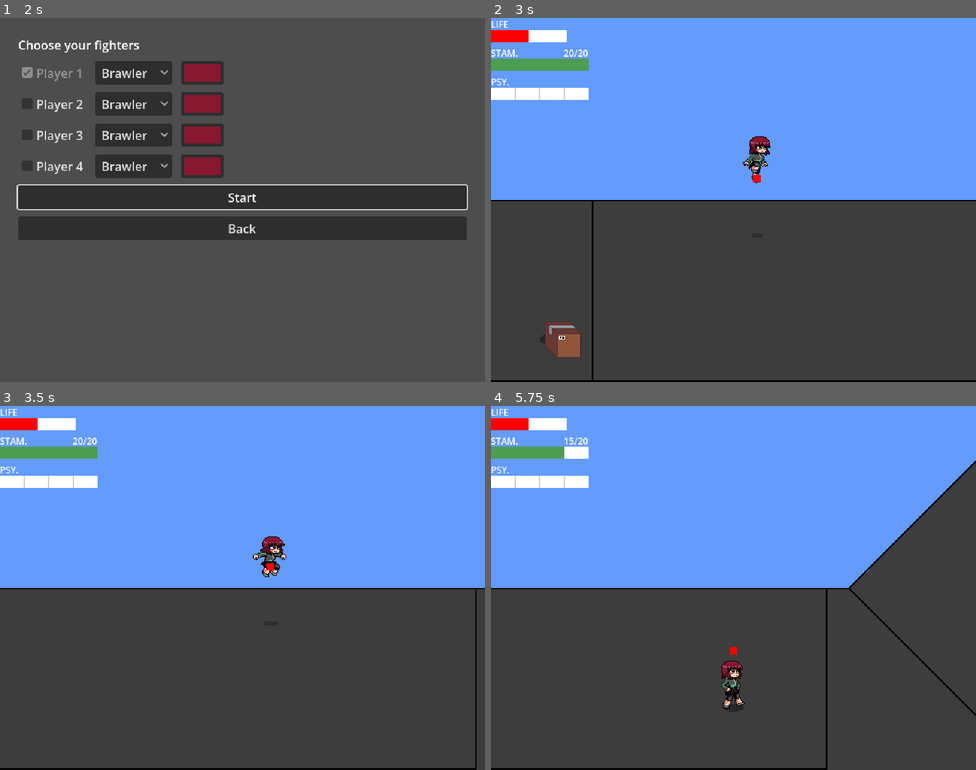
Above: before the commit, frames 1-4 (two rows, left to right).
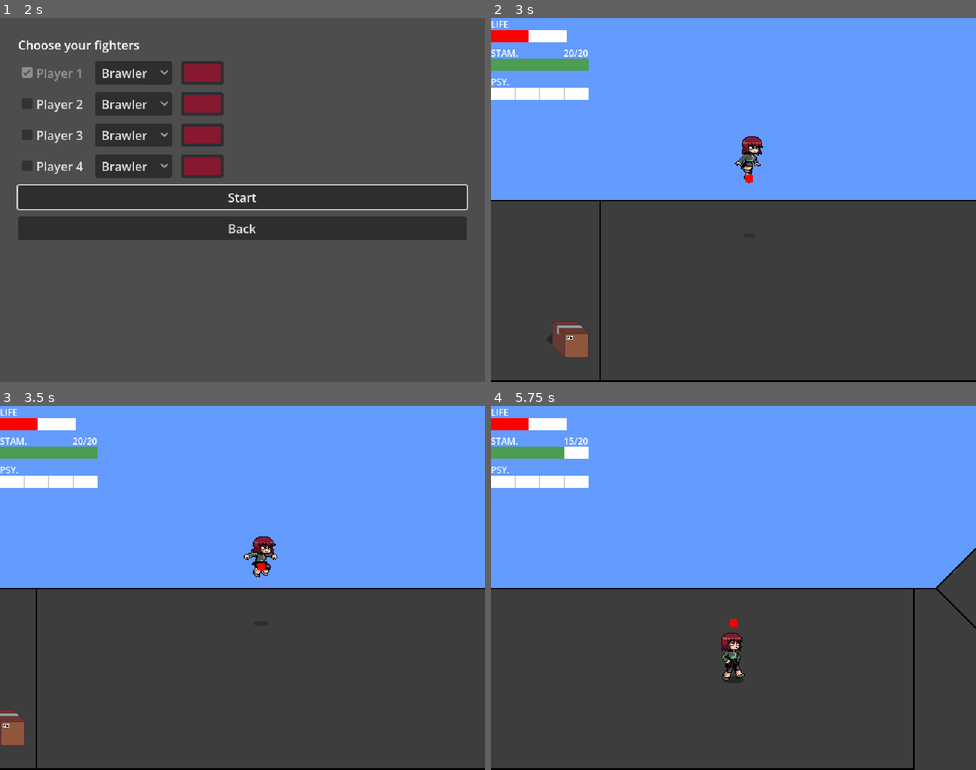
Above: after the commit, the same moments.

Repository: WarrenWarrens/CC
Game: Godot game, scene res://MainMenu/MainMenu.tscn
Same seed, same stepped clock (60 frames per second), same inputs: the game is played once before the commit and once after it. Sound files missing from this copy of the repository are replaced by a short silence.
Inputs (mouse positions are in pixels of both pictures, inside the frame that each line leads up to):
- Up to frame 1 (2 s): click "Levels" at 0.5 s; click "Test Level Two" at 1.25 s
- Up to frame 2 (3 s): click "Start" at 2 s; tap Enter (ui_accept) at 2.75 s; move the mouse to (840, 181) at 2.77 s; hold D (right) from 2.78 s (still down); tap R (aim) at 2.85 s
- Up to frame 3 (3.5 s): keep holding D (right); tap Enter (ui_accept) at 3.02 s
- Up to frame 4 (5.75 s): move the mouse to (636, 606) at 3.52 s; release D (right) at 3.53 s; hold S (down) 3.53-4.28 s; tap Q (dodge) at 3.6 s; tap Enter (ui_accept) at 3.77, 5.27 s; move the mouse to (782, 507) at 4.27 s; hold D (right) 4.28-5.03 s; hold E (guard) 4.28-5.03 s; move the mouse to (709, 660) at 5.02 s; hold W (up) from 5.03 s (still down); right-click (709, 660) at 5.1 s

Frame 1 is identical in both runs. In frame 2, 1.2% of the frame differs, in the area x 11-58%, y 32-100%; in frame 3, 1.3%; in frame 4, 5.7%, in the area x 47-100%, y 15-100%.

Commit message:
New sprites

Diff:
--- a/Characters/Player.gd
+++ b/Characters/Player.gd
@@ -4,13 +4,13 @@
 enum State { NORMAL, JUMPING, ATTACKING, GUARDING, DODGING, STUNNED, AIMING }
 var current_state = State.NORMAL
 
-const SPEED = 300.0
+const SPEED = 200.0
 const DEPTH_SQUASH = 0.6
 const JUMP_FORCE = 400.0
-const DODGE_SPEED = 600.0
+const DODGE_SPEED = 300.0
 const SPRINT_SPEED_MULT = 1.6
 const SPRINT_JUMP_MULT = 1.25
-const SPRINT_STAMINA_DRAIN = 5.0
+const SPRINT_STAMINA_DRAIN = 2.0
 
 var is_sprinting = false
 var sprint_stamina_accumulator = 0.0
--- a/Scenes/Door.tscn
+++ b/Scenes/Door.tscn
@@ -4,12 +4,14 @@
 [ext_resource type="Texture2D" uid="uid://4bfjm5kmjgq2" path="res://Assets/doorone.png" id="2_mw28t"]
 
 [sub_resource type="RectangleShape2D" id="RectangleShape2D_ttpud"]
+size = Vector2(32, 40)
 
 [node name="Door" type="Area2D" unique_id=993242610 groups=["doors"]]
 collision_layer = 0
 script = ExtResource("1_38ogf")
 
 [node name="CollisionShape2D" type="CollisionShape2D" parent="." unique_id=125700225]
+position = Vector2(0, 4)
 shape = SubResource("RectangleShape2D_ttpud")
 
 [node name="SpawnPoint" type="Marker2D" parent="." unique_id=2118248382]
--- a/Scenes/WorldFive.tscn
+++ b/Scenes/WorldFive.tscn
@@ -234,22 +234,15 @@
 [node name="Ledge" parent="Ledges" unique_id=976586405 instance=ExtResource("17_xckvv")]
 position = Vector2(2151, -64)
 scale = Vector2(7, 1)
+kind = 2
 lower_floor = 2
 upper_floor = 3
+height = 100.0
+landing_offset = 4.0
+max_auto_climb_height = 80.0
+mantle_reach = 15.0
 
 [node name="CollisionShape2D" parent="Ledges/Ledge" index="0" unique_id=1111040835]
-position = Vector2(-5.330353, 0)
-shape = SubResource("RectangleShape2D_avcxa")
-
-[node name="Ledge4" parent="Ledges" unique_id=1940589835 instance=ExtResource("17_xckvv")]
-position = Vector2(2151, -64)
-scale = Vector2(7, 1)
-kind = 1
-lower_floor = 2
-upper_floor = 3
-climb_needs_jump = false
-
-[node name="CollisionShape2D" parent="Ledges/Ledge4" index="0" unique_id=1111040835]
 position = Vector2(-5.330353, 0)
 shape = SubResource("RectangleShape2D_avcxa")
 
@@ -283,7 +276,7 @@
 
 [node name="Door" parent="Doors" unique_id=993242610 instance=ExtResource("18_rvry2")]
 position = Vector2(181, 159)
-scale = Vector2(3, 3)
+scale = Vector2(2, 2)
 door_id = "001"
 door_floor_id = 1
 destination_door_id = "002"
@@ -314,6 +307,5 @@
 
 [editable path="Ladders/Ladder"]
 [editable path="Ledges/Ledge"]
-[editable path="Ledges/Ledge4"]
 [editable path="Ledges/Ledge2"]
 [editable path="Ledges/Ledge3"]
--- a/project.godot
+++ b/project.godot
@@ -11,6 +11,7 @@
 [application]
 
 config/name="CC"
+config/tags=PackedStringArray("cc")
 run/main_scene="uid://d1exggoon56x5"
 config/features=PackedStringArray("4.7", "GL Compatibility")
 config/icon="res://icon.svg"
Binary file changed: Assets/Player/PJump.png
Binary file changed: Assets/Player/PRun.png
Binary file changed: Assets/Player/PWalk.png
Binary file changed: Assets/Player/pIdle.png
Binary file added: Assets/Player/test/idle.png
Not shown, added: Assets/Player/test/idle.png.import
Binary file added: Assets/Player/test/idle2.png
Not shown, added: Assets/Player/test/idle2.png.import
Binary file added: Assets/Player/test/idle3.png
Not shown, added: Assets/Player/test/idle3.png.import
Binary file added: Assets/cover.png
Not shown, added: Assets/cover.png.import
(and 1 more such lines)
